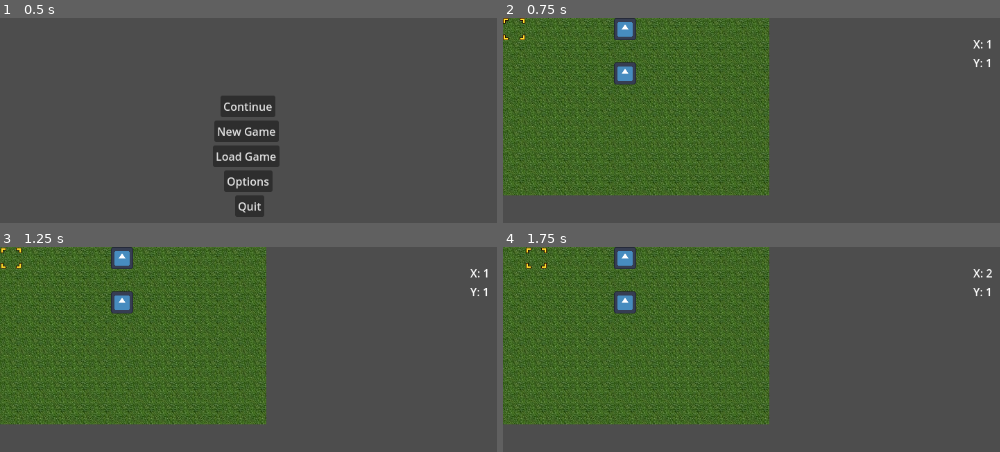
Above: before the commit, frames 1-4 (two rows, left to right).
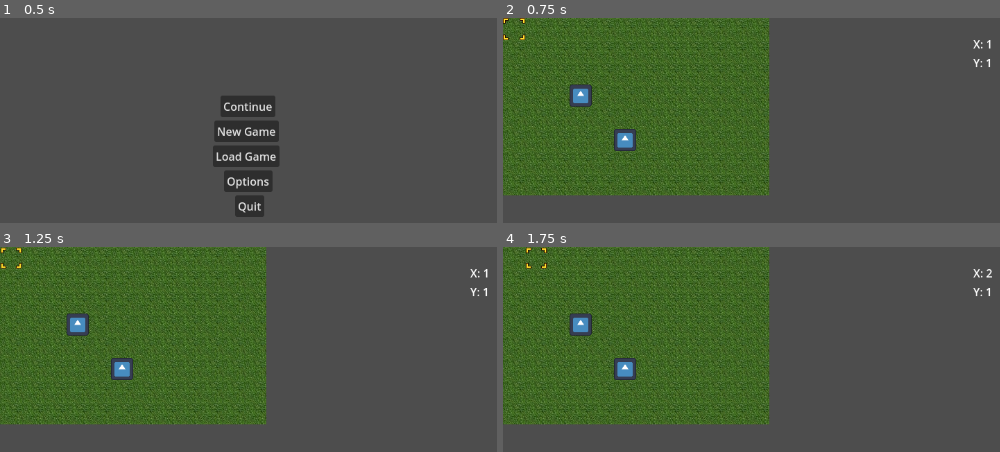
Above: after the commit, the same moments.

Repository: Gavello685/Project-Lovelace
Game: Godot game, scene res://main_menu.tscn
Same seed, same stepped clock (60 frames per second), same inputs: the game is played once before the commit and once after it. The engine's default icon, where the game draws it, is replaced by a stand-in: a white triangle on a blue panel in a dark square.
Inputs:
- Up to frame 1 (0.5 s): no input
- Up to frame 2 (0.75 s): click "New Game" at 0.5 s
- Up to frame 3 (1.25 s): no input
- Up to frame 4 (1.75 s): tap Enter at 1.25 s; hold Right (right) from 1.28 s (still down); hold Z (select) from 1.28 s (still down)

Frame 1 is identical in both runs. In frame 2, 1.9% of the frame differs, in the area x 13-27%, y 0-65%; in frame 3, 1.9%; in frame 4, 1.9%.

Commit message:
Feature Change
Changed units to be defined programmatically rather than explicitely
Added unit information to unit object as variables

Diff:
--- a/CursorNode.gd
+++ b/CursorNode.gd
@@ -1,4 +1,4 @@
-extends CharacterBody2D
+extends Area2D
 
 @onready var mapInfo = get_node("/root/MainNode")
 var inputs = {
--- a/MainNode.gd
+++ b/MainNode.gd
@@ -1,11 +1,12 @@
 extends Node
 
+@onready var _tileMap = $TileMap
 @onready var _cursorSprite = $CursorNode/AnimatedSprite2D
 @onready var _cursor = $CursorNode
 @onready var _Xlabel = $Node/XLabel
 @onready var _YLabel = $Node/YLabel
-@onready var _units = [$Unit, $Unit2]
-var unit_data = JSON.parse_string("res://units.tres")
+@onready var _units = []
+
 var tileSize = 32
 var mapWidth = 20
 var mapHeight = 20
@@ -14,7 +15,14 @@
 
 # Called when the node enters the scene tree for the first time.
 func _ready():
-	print(unit_data)
+	var unit1 = Unit.new("Joan",6,"Mage",6,19,12,4,8,"res://icon.svg")
+	unit1.position = Vector2(128-16,128-16)
+	_units.append(unit1)
+	var unit2 = Unit.new("Roger",14,"Rogue",9,15,4,6,5,"res://icon.svg")
+	unit2.position = Vector2(6*32-16,6*32-16)
+	_units.append(unit2)
+	for unit in _units:
+		_tileMap.add_child(unit)
 	pass
 
 
@@ -30,10 +38,8 @@
 	# Handles unit selection
 func _unhandled_input(event):
 	for unit in _units:
-		if event.is_action_pressed("select") and unit.overlaps_body(_cursor):
+		if event.is_action_pressed("select") and unit.overlaps_area(_cursor):
 			_unit_toggle(unit)
-			for item in unit.get_meta_list():
-				print(unit.get_meta(item))
 		elif event.is_action_pressed("back"):
 			unit.unit_selected = false
 
--- a/Unit.gd
+++ b/Unit.gd
@@ -1,7 +1,21 @@
 extends Area2D
 
-@onready var _cursor = $"../CursorNode"
+class_name Unit
+
+var tileSize = 32
 var unit_selected = false
+
+var _name
+var _attack
+var _class
+var _defense
+var _hp
+var _magic
+var _movement
+var _speed
+var _sprite = Sprite2D.new()
+var _hitbox = CollisionShape2D.new()
+var _shape = RectangleShape2D.new()
 
 var inputs = {
 	"right": Vector2.RIGHT,
@@ -10,10 +24,28 @@
 	"down": Vector2.DOWN,
 }
 
+func _init(name, attack, _class, defense, hp, magic, movement, speed, sprite):
+	self._name = name
+	self._attack = attack
+	self._class = _class
+	self._defense = defense
+	self._hp = hp
+	self._magic = magic
+	self._movement = movement
+	self._speed = speed
+	self._sprite.texture = load(sprite)
+	self.add_child(_sprite)
+	self._shape.size = Vector2(1,1)
+	self._hitbox.shape = _shape
+	self.add_child(_hitbox)
+	self.scale = Vector2(0.25,0.25)
+
+	pass
+
 func _unhandled_input(event):
 	for dir in inputs.keys():
 		if event.is_action_pressed(dir) and unit_selected:
 				move(dir)
 
 func move(dir):
-	position += inputs[dir] * _cursor.mapInfo.tileSize
+	position += inputs[dir] * tileSize
--- a/main_node.tscn
+++ b/main_node.tscn
@@ -1,13 +1,11 @@
-[gd_scene load_steps=15 format=3 uid="uid://cqfr5rq5ridlm"]
+[gd_scene load_steps=12 format=3 uid="uid://cqfr5rq5ridlm"]
 
 [ext_resource type="Script" path="res://MainNode.gd" id="1_eacd3"]
 [ext_resource type="Script" path="res://CursorNode.gd" id="2_cpovr"]
 [ext_resource type="Texture2D" uid="uid://dfos13rrtyuob" path="res://cursor1.png" id="2_pt5jf"]
 [ext_resource type="Texture2D" uid="uid://d3rduhhwe1kym" path="res://cursor2.png" id="3_pwgdk"]
-[ext_resource type="Script" path="res://Unit.gd" id="4_ao2lv"]
 [ext_resource type="Texture2D" uid="uid://62mj1nhgpk4k" path="res://grass.jpg" id="5_ddh0j"]
 [ext_resource type="Texture2D" uid="uid://cxvshoifchj0j" path="res://dirt.png" id="6_55j46"]
-[ext_resource type="Texture2D" uid="uid://bo5fjsexkpido" path="res://icon.svg" id="7_gwk7p"]
 
 [sub_resource type="TileSetAtlasSource" id="TileSetAtlasSource_d0ok6"]
 resource_name = "grass"
@@ -36,9 +34,6 @@
 sources/0 = SubResource("TileSetAtlasSource_d0ok6")
 sources/1 = SubResource("TileSetAtlasSource_3t6yx")
 
-[sub_resource type="RectangleShape2D" id="RectangleShape2D_jrtkk"]
-size = Vector2(120, 120)
-
 [sub_resource type="SpriteFrames" id="SpriteFrames_xlfar"]
 animations = [{
 "frames": [{
@@ -64,41 +59,8 @@
 format = 2
 layer_0/tile_data = PackedInt32Array(0, 0, 0, 1, 0, 0, 3, 0, 0, 2, 0, 0, 4, 0, 0, 5, 0, 0, 6, 0, 0, 7, 0, 0, 8, 0, 0, 9 …(1191 unchanged characters)…
 
-[node name="Unit" type="Area2D" parent="."]
-scale = Vector2(0.25, 0.25)
-script = ExtResource("4_ao2lv")
-metadata/id = 0
-metadata/Name = "Robert"
-metadata/Health = 13
-metadata/Attack = 7
-metadata/Speed = 8
-metadata/Movement = 5
-
-[node name="Sprite2D" type="Sprite2D" parent="Unit"]
-position = Vector2(704, 64)
-texture = ExtResource("7_gwk7p")
-
-[node name="CollisionShape2D" type="CollisionShape2D" parent="Unit"]
-position = Vector2(704, 64)
-shape = SubResource("RectangleShape2D_jrtkk")
-
-[node name="Unit2" type="Area2D" parent="."]
-position = Vector2(0, 64)
-scale = Vector2(0.25, 0.25)
-script = ExtResource("4_ao2lv")
-metadata/id = 1
-
-[node name="Sprite2D" type="Sprite2D" parent="Unit2"]
-position = Vector2(704, 64)
-texture = ExtResource("7_gwk7p")
-
-[node name="CollisionShape2D" type="CollisionShape2D" parent="Unit2"]
-position = Vector2(704, 64)
-shape = SubResource("RectangleShape2D_jrtkk")
-
-[node name="CursorNode" type="CharacterBody2D" parent="."]
+[node name="CursorNode" type="Area2D" parent="."]
 position = Vector2(16, 16)
-motion_mode = 1
 script = ExtResource("2_cpovr")
 
 [node name="AnimatedSprite2D" type="AnimatedSprite2D" parent="CursorNode"]
--- a/units.tres
+++ b/units.tres
@@ -1,27 +1,24 @@
-[gd_resource type="JSON" format=3 uid="uid://dun7howt0d3h7"]
-
-[resource]
-data = {
-"Units": {
-"0": {
-"Attack": "6",
-"Class": "Mage",
-"Defense": "6",
-"HP": "19",
-"Magic": "12",
-"Movement": "4",
-"Name": "Joan",
-"Speed": "8"
-},
-"1": {
-"Attack": "13",
-"Class": "Warrior",
-"Defense": "9",
-"HP": "26",
-"Magic": "4",
-"Movement": "5",
-"Name": "David",
-"Speed": "5"
+{
+    "units": {
+        "0": {
+            "Name": "Joan",
+            "Attack": 6,
+            "Class": "Mage",
+            "Defense": 6,
+            "HP": 19,
+            "Magic": 12,
+            "Movement": 4,
+            "Speed": 8
+        },
+        "1": {
+            "Name": "David",
+            "Attack": 13,
+            "Class": "Warrior",
+            "Defense": 9,
+            "HP": 26,
+            "Magic": 4,
+            "Movement": 5,
+            "Speed": 5
+        }
+    }
 }
-}
-}
